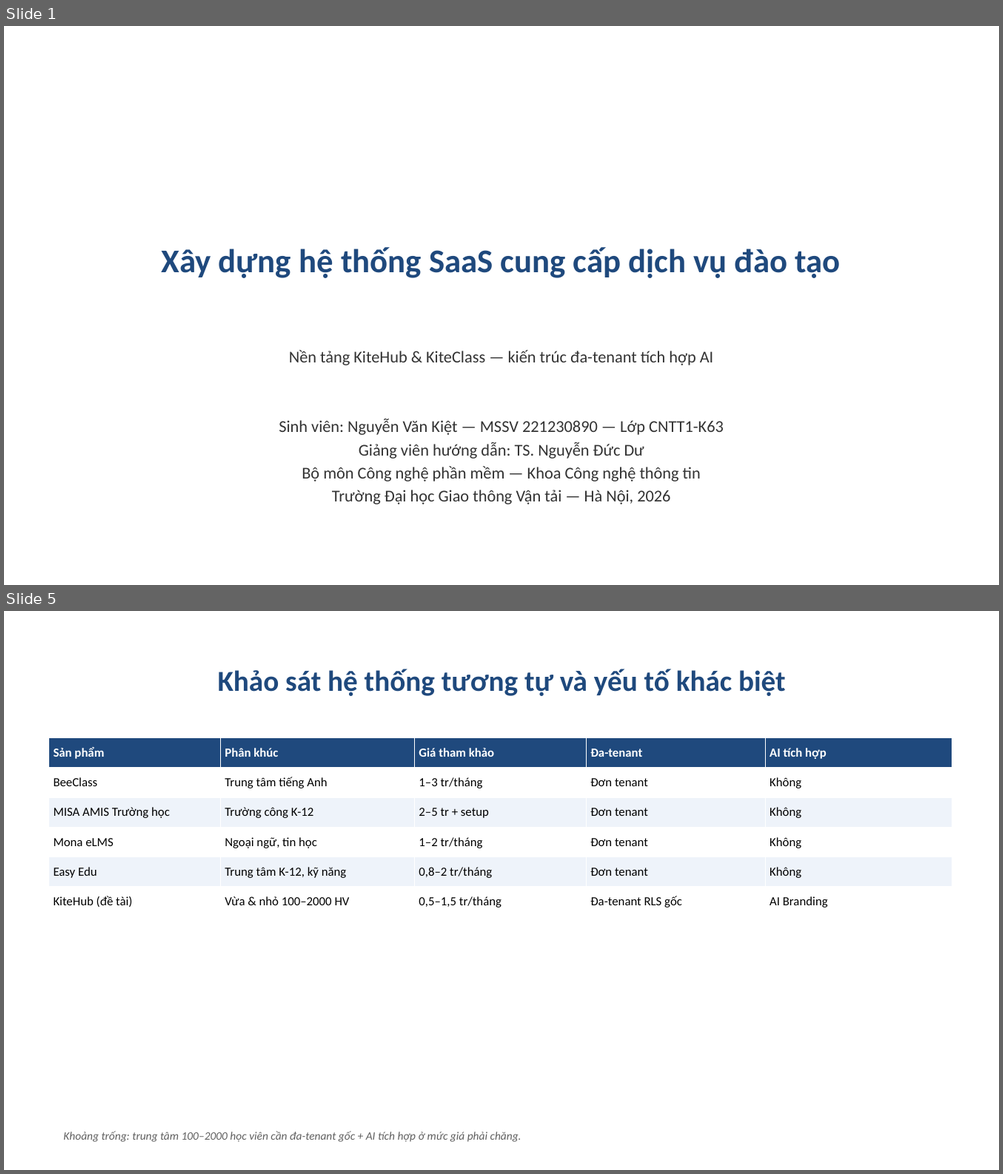
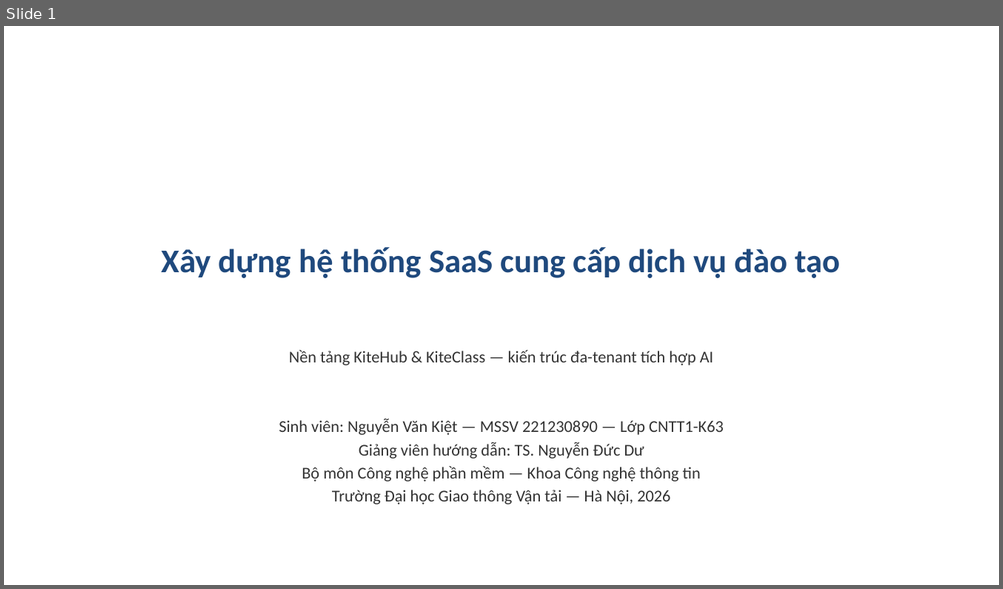
Before and after one commit to VictorAurelius/2026-Kite-Class-Platform, a slide deck: documents/08-thesis/defense/KiteHub-baove-khoaluan-20slide.pptx. Shown one above the other, each under a label of ours: slides 1 and 5 before the commit, slide 1 after it; the slides between them are not shown. The pictures are 1003x1174 and 1003x589 pixels, drawn with LibreOffice and Linux fonts; fonts in the diff are those of the drawing. Boxes give left, top, right and bottom in pixels: in the first picture for what was removed or moved away, otherwise in the second. Text is boxed around its words. In the diff, an @@ line names an element or a change of style, - is before the commit and + after.

```diff
--- a/documents/08-thesis/defense/KiteHub-baove-khoaluan-20slide.pptx
+++ b/documents/08-thesis/defense/KiteHub-baove-khoaluan-20slide.pptx
@@ slide 5 removed at [4, 611, 999, 1170], background #FFFFFF @@
@@ title removed at [218, 669, 785, 696] @@
-Khảo sát hệ thống tương tự và yếu tố khác biệt
@@ table removed at [48, 738, 951, 917], 6 rows, 5 columns @@
-Sản phẩm | Phân khúc | Giá tham khảo | Đa-tenant | AI tích hợp
-BeeClass | Trung tâm tiếng Anh | 1–3 tr/tháng | Đơn tenant | Không
-MISA AMIS Trường học | Trường công K-12 | 2–5 tr + setup | Đơn tenant | Không
-Mona eLMS | Ngoại ngữ, tin học | 1–2 tr/tháng | Đơn tenant | Không
-Easy Edu | Trung tâm K-12, kỹ năng | 0,8–2 tr/tháng | Đơn tenant | Không
-KiteHub (đề tài) | Vừa & nhỏ 100–2000 HV | 0,5–1,5 tr/tháng | Đa-tenant RLS gốc | AI Branding
@@ text removed at [63, 1131, 521, 1142] @@
-Khoảng trống: trung tâm 100–2000 học viên cần đa-tenant gốc + AI tích hợp ở mức giá phải chăng.
```
Also in this commit, not shown: 14 slides changed, 12 slides added, 11 other slides removed, 22 other files.
